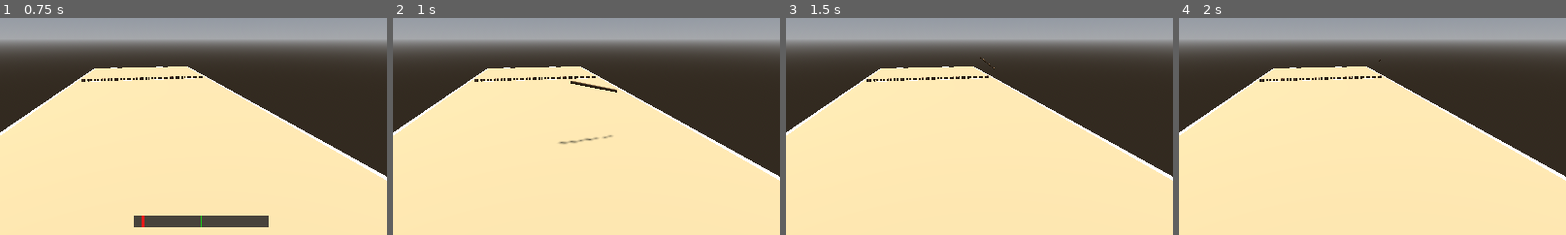
Above: before the commit, frames 1-4 (left to right).
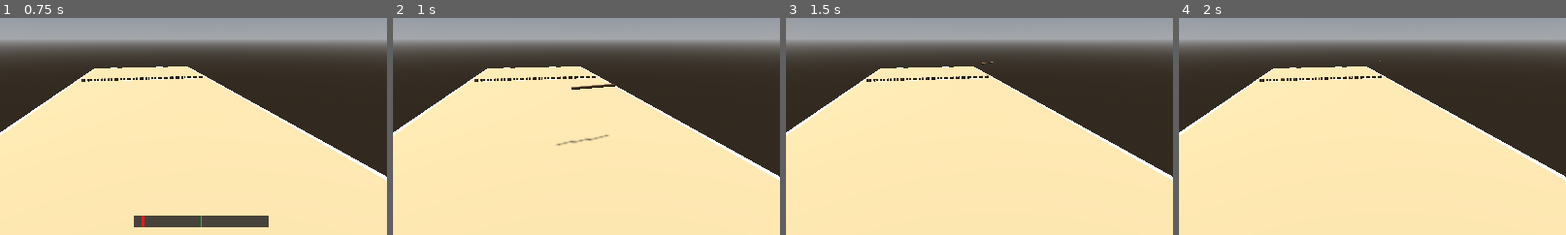
Above: after the commit, the same moments.

Repository: ration/kyykka
Game: Godot game, scene res://scenes/court.tscn
The game is run twice, just before and just after one commit, with the same random seed, the same clock (stepped at 60 frames per second) and the same inputs.
Inputs (mouse positions are % of the whole screen's width and height, from its top left):
- Up to frame 1 (0.75 s): tap Enter at 0.5 s; move the mouse to (55, 50) at 0.52 s; hold Shift from 0.53 s (still down); click (55, 50) at 0.67 s
- Up to frame 2 (1 s): keep holding Shift
- Up to frame 3 (1.5 s): move the mouse to (45, 50) at 1.27 s; release Shift at 1.28 s; tap Alt at 1.35 s; click (45, 50) at 1.42 s
- Up to frame 4 (2 s): no input
The pictures show only the part of the screen within x 24-74%, y 45-95%; the shares and areas given below are measured in that part.

Frame 1 is identical in both runs. In frame 2, 0.3% of the frame differs, in the area x 42-58%, y 29-59%; in frame 3, less than 0.1%; in frame 4, less than 0.1%.

Commit message:
Fix karttu spin axis to vertical (level, flat spin)
"Spin only horizontally" meant the rotation plane should be horizontal
(axis vertical) - a twirled-baton/frisbee spin that stays level - not
a horizontal-axis tumble that pitches the karttu up onto its end. The
previous fix had the axis right (perpendicular to the karttu's own
length) but on the wrong plane.

Now spins about Vector3.UP: the karttu's length starts broadside
(perpendicular to travel), yawing 180 degrees returns it to that same
broadside alignment (symmetric end-to-end), 90/270 degrees points it
lengthwise down the throw direction instead. Verified the actual
geometry (not just the reported angular_velocity, which is a noisy
side-effect of the kinematic override) stays level throughout - the
karttu's length-axis world-Y component stays under ~0.03 for the whole
locked phase.

Co-Authored-By: Claude Sonnet 5 <noreply@anthropic.com>

Diff:
--- a/scripts/throwing/throw_controller.gd
+++ b/scripts/throwing/throw_controller.gd
@@ -171,13 +171,16 @@
 
 	_karttu.freeze = false
 	_karttu.linear_velocity = launch_dir * throw_speed
-	# Spin about the horizontal aim direction (not launch_dir, which
-	# tilts up by launch_elevation_degrees) while airborne — a karttu
-	# released by hand spins on a level axis. Re-asserted every physics
-	# step (see _physics_process) until first contact, since a single
-	# initial assignment was still visibly drifting off-axis in practice.
-	_karttu.angular_velocity = dir * rate
-	_lock_axis = dir
+	# Spin about the vertical axis — a level, flat spin (like a twirled
+	# baton or a thrown frisbee), not a horizontal-axis tumble that would
+	# pitch it up onto its end. The karttu's length starts broadside
+	# (perpendicular to travel, sweeping across a row of kyykkä); yawing
+	# it 180 degrees returns it to that same broadside alignment (it's
+	# symmetric end-to-end), while 90/270 degrees points it lengthwise
+	# down the throw direction instead — narrow, hits far fewer kyykkä.
+	# Driven kinematically (see _physics_process), not just set once.
+	_karttu.angular_velocity = Vector3.UP * rate
+	_lock_axis = Vector3.UP
 	_lock_rate = rate
 	_lock_elapsed = 0.0
 	_lock_start_basis = _karttu.global_transform.basis
Not shown, changed: CLAUDE.md
